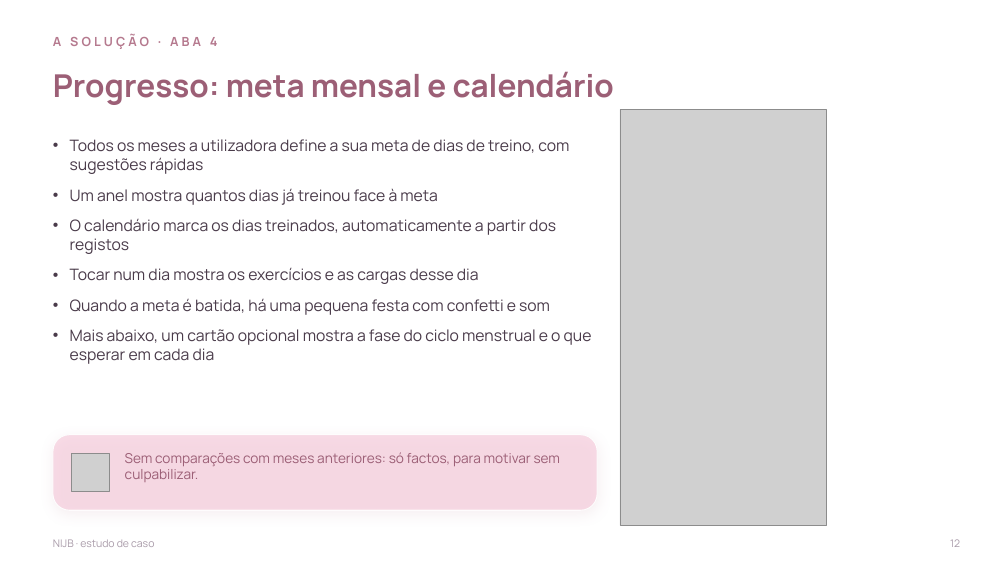
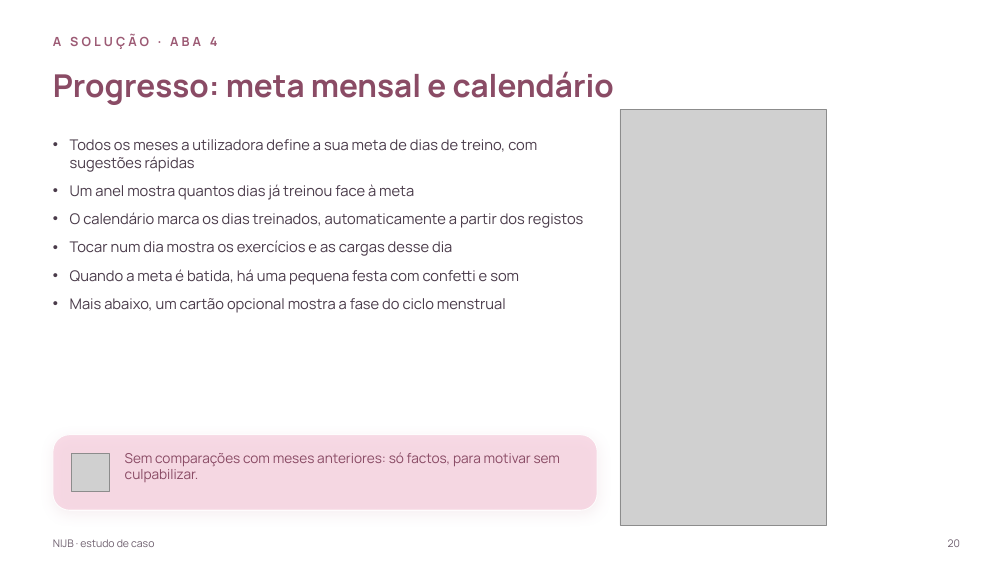
Before and after one commit to nauquero/nau-quero, a slide deck: slide 20 of NIJB-estudo-de-caso-completo.pptx (slide 12 before the commit). Drawn at 1008x567 pixels with LibreOffice and Linux fonts; fonts in the diff are those of the drawing; grey boxes stand for pictures; background and template pictures are left out. Boxes give left, top, right and bottom in pixels: in the first picture for what was removed or moved away, otherwise in the second. Text is boxed around its words. In the diff, an @@ line names an element or a change of style, - is before the commit and + after.

```diff
--- a/NIJB-estudo-de-caso-completo.pptx
+++ b/NIJB-estudo-de-caso-completo.pptx
@@ text "A SOLUÇÃO · ABA 4" at box(53, 34, 218, 49): text colour #B5798E to #9C5A74 @@
@@ text "Progresso: meta mensal e calendário" at box(53, 71, 614, 105): text colour #9C5F76 to #8A4B65 @@
@@ text at box(70, 139, 584, 285): size 15 to 14 pt in "Todos os meses a utilizadora define a ...", "Um anel mostra quantos dias já treinou ...", "O calendário marca os dias treinados, automaticamente ...", "Tocar num dia mostra os exercícios e ..." and 1 more places; less space between paragraphs @@
@@ text at box(70, 298, 506, 313): text changed; size 15 to 14 pt @@
-• Mais abaixo, um cartão opcional mostra a fase do ciclo menstrual e o que esperar em cada dia
+• Mais abaixo, um cartão opcional mostra a fase do ciclo menstrual
@@ text "Sem comparações com meses anteriores: ..." at box(125, 452, 561, 482): text colour #9C5F76 to #8A4B65 @@
@@ text "NIJB · estudo de caso" at box(53, 539, 154, 547): text colour #A99BA9 to #6E5F6E @@
@@ text at box(948, 539, 960, 547): text changed; text colour #A99BA9 to #6E5F6E @@
-12
+20
```
Also in this commit, not shown: 25 other slides changed, 16 slides added, 2 slides removed.
